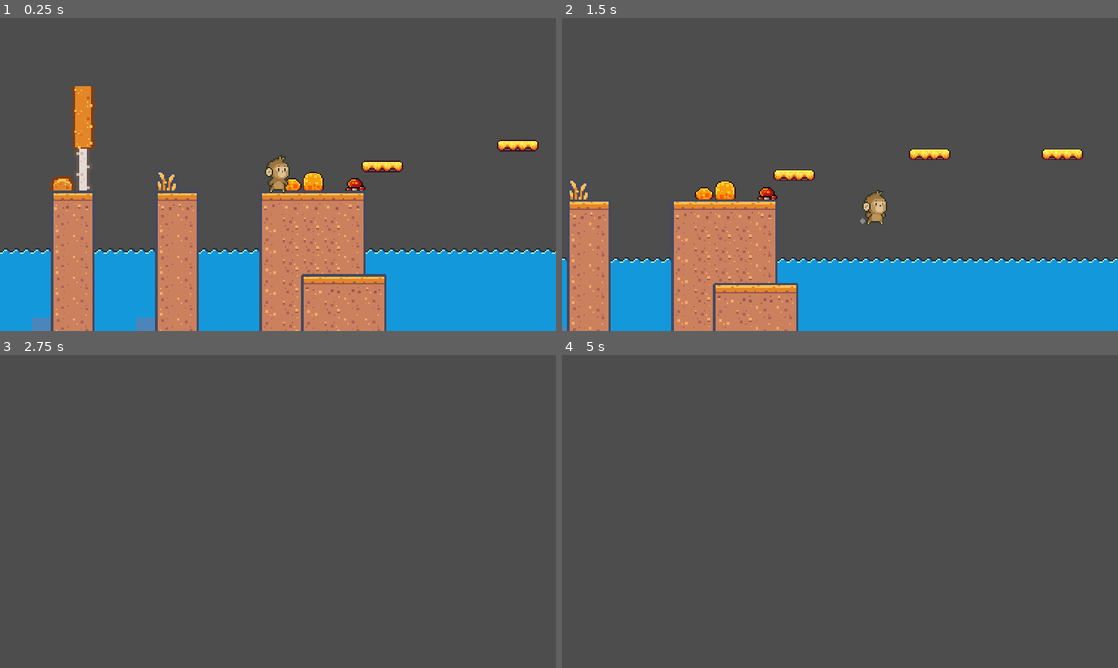
Above: before the commit, frames 1-4 (two rows, left to right).
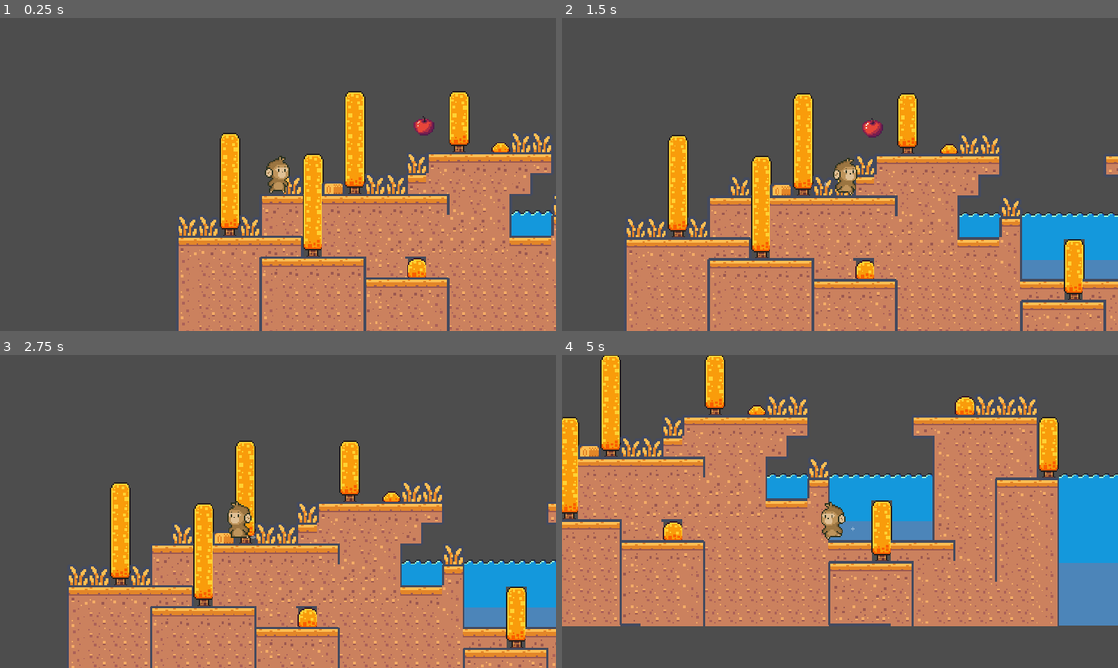
Above: after the commit, the same moments.

Repository: mariela1217/proyecto-videojuego
Game: Godot game, scene res://scenes/escena_01.tscn
Two runs of this game, one before a commit and one after it. Both use one fixed random seed, a clock stepped at 60 frames per second and the inputs below.
Inputs:
- Up to frame 1 (0.25 s): no input
- Up to frame 2 (1.5 s): tap Enter (ui_accept) at 0.5, 0.77 s; hold Right (ui_right) from 0.53 s (still down)
- Up to frame 3 (2.75 s): tap Enter (ui_accept) at 1.52 s; release Right (ui_right) at 2.03 s; hold Left (ui_left) from 2.03 s (still down)
- Up to frame 4 (5 s): release Left (ui_left) at 2.78 s; hold Right (ui_right) 2.78-4.28 s; tap Enter (ui_accept) at 3.02, 3.77, 4.52 s; hold Left (ui_left) from 4.28 s (still down)

The runs differ from the first frame. In frame 1, 40% of the frame differs, in the area x 0-100%, y 21-100%; in frame 2, 43%; in frame 3, 38%; in frame 4, 59%, in the area x 0-100%, y 0-87%.

Commit message:
se agregaron manzanas al nivel

Diff:
--- a/scenes/escena_01.tscn
+++ b/scenes/escena_01.tscn
@@ -1,10 +1,11 @@
-[gd_scene load_steps=13 format=3 uid="uid://bbcyottb5hnt0"]
+[gd_scene load_steps=14 format=3 uid="uid://bbcyottb5hnt0"]
 
 [ext_resource type="PackedScene" uid="uid://crsralbighf5e" path="res://scenes/player.tscn" id="1_ogd80"]
 [ext_resource type="Texture2D" uid="uid://cueetx1nx8e8s" path="res://resources/kenney_pixel-platformer-farm-expansion/Tilemap/tilemap.png" id="2_smpog"]
 [ext_resource type="Texture2D" uid="uid://tclw37dpfyxp" path="res://resources/brackeys_platformer_assets/brackeys_platformer_assets/sprites/platforms.png" id="3_wiu8i"]
 [ext_resource type="Texture2D" uid="uid://b2ydu0lgpg7yc" path="res://resources/brackeys_platformer_assets/brackeys_platformer_assets/sprites/world_tileset.png" id="4_xvnon"]
 [ext_resource type="PackedScene" uid="uid://c404dmxb422d5" path="res://scenes/plataforma_nv_1.tscn" id="5_dgv6l"]
+[ext_resource type="PackedScene" uid="uid://dbeojvfbhvun1" path="res://scenes/manzana.tscn" id="6_r61a7"]
 
 [sub_resource type="TileSetAtlasSource" id="TileSetAtlasSource_8p2wb"]
 texture = ExtResource("2_smpog")
@@ -455,7 +456,7 @@
 
 [node name="player" parent="." instance=ExtResource("1_ogd80")]
 z_index = 5
-position = Vector2(731, -37)
+position = Vector2(-133, -8)
 
 [node name="Camera2D" type="Camera2D" parent="player"]
 position = Vector2(2, -12)
@@ -490,3 +491,21 @@
 
 [node name="plataformaNv7" parent="." instance=ExtResource("5_dgv6l")]
 position = Vector2(1561, -38)
+
+[node name="Manzana" parent="." instance=ExtResource("6_r61a7")]
+position = Vector2(-19, -54)
+
+[node name="Manzana2" parent="." instance=ExtResource("6_r61a7")]
+position = Vector2(349, -48)
+
+[node name="Manzana3" parent="." instance=ExtResource("6_r61a7")]
+position = Vector2(529, -69)
+
+[node name="Manzana4" parent="." instance=ExtResource("6_r61a7")]
+position = Vector2(920, -97)
+
+[node name="Manzana5" parent="." instance=ExtResource("6_r61a7")]
+position = Vector2(1445, 25)
+
+[node name="Manzana6" parent="." instance=ExtResource("6_r61a7")]
+position = Vector2(1816, -11)
--- /dev/null
+++ b/scenes/manzana.tscn
@@ -0,0 +1,37 @@
+[gd_scene load_steps=6 format=3 uid="uid://dbeojvfbhvun1"]
+
+[ext_resource type="Texture2D" uid="uid://bkartwlbkjolm" path="res://resources/Jungle Monkey Platformer/1-Sprites/Character Spritesheets/6-Fruits/Fruit+.png" id="1_ix5g5"]
+[ext_resource type="Script" path="res://scripts/manzana.gd" id="1_yxtbg"]
+
+[sub_resource type="AtlasTexture" id="AtlasTexture_ridhh"]
+atlas = ExtResource("1_ix5g5")
+region = Rect2(0, 0, 16, 16)
+
+[sub_resource type="SpriteFrames" id="SpriteFrames_mgljo"]
+animations = [{
+"frames": [{
+"duration": 1.0,
+"texture": SubResource("AtlasTexture_ridhh")
+}],
+"loop": true,
+"name": &"new_animation",
+"speed": 5.0
+}]
+
+[sub_resource type="CircleShape2D" id="CircleShape2D_sdo8m"]
+radius = 8.0
+
+[node name="Fruta" type="Area2D"]
+collision_mask = 2
+script = ExtResource("1_yxtbg")
+
+[node name="AnimatedSprite2D" type="AnimatedSprite2D" parent="."]
+sprite_frames = SubResource("SpriteFrames_mgljo")
+animation = &"new_animation"
+autoplay = "new_animation"
+
+[node name="CollisionShape2D" type="CollisionShape2D" parent="."]
+position = Vector2(0, 1)
+shape = SubResource("CircleShape2D_sdo8m")
+
+[connection signal="body_entered" from="." to="." method="_on_body_entered"]
--- a/scenes/player.tscn
+++ b/scenes/player.tscn
@@ -243,6 +243,7 @@
 height = 26.0
 
 [node name="player" type="CharacterBody2D"]
+collision_layer = 2
 script = ExtResource("1_g2els")
 
 [node name="AnimatedSprite2D" type="AnimatedSprite2D" parent="."]
--- /dev/null
+++ b/scripts/manzana.gd
@@ -0,0 +1,6 @@
+extends Area2D
+
+
+func _on_body_entered(body: Node2D) -> void:
+	print("+1 manzana")
+	queue_free()
Binary file added: resources/Jungle Monkey Platformer/1-Sprites/Character Spritesheets/6-Fruits/Fruit+.png
Not shown: 1 places in scenes/player.tscn that only renumber resources
